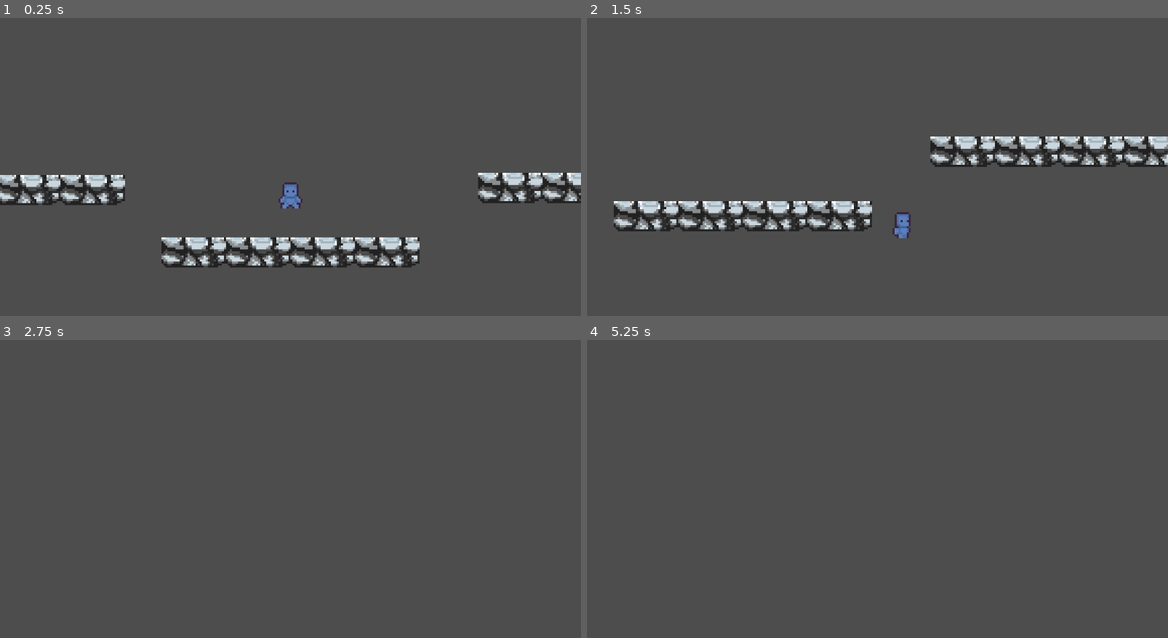
Above: before the commit, frames 1-4 (two rows, left to right).
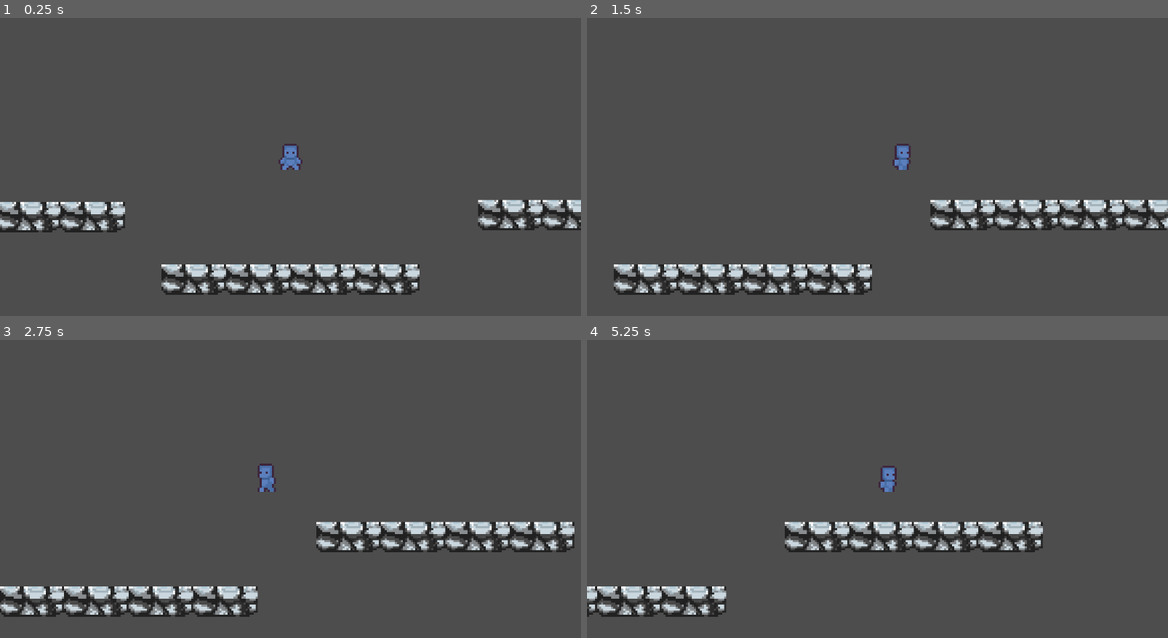
Above: after the commit, the same moments.

Repository: LAMEK8206/2d_playermovement_sidescroll_and_topdown
Game: Godot game, scene res://scenes/world.tscn
The game is run twice, just before and just after one commit, with the same random seed, the same clock (stepped at 60 frames per second) and the same inputs.
Inputs:
- Up to frame 1 (0.25 s): no input
- Up to frame 2 (1.5 s): hold D (d_player_move_right) from 0.53 s (still down); tap K (k_player_jump) at 0.77 s
- Up to frame 3 (2.75 s): tap K (k_player_jump) at 1.52 s; release D (d_player_move_right) at 2.03 s; hold A (a_player_move_left) from 2.03 s (still down)
- Up to frame 4 (5.25 s): release A (a_player_move_left) at 2.78 s; hold D (d_player_move_right) 2.78-4.28 s; tap K (k_player_jump) at 3.02, 3.77, 4.52 s; hold A (a_player_move_left) 4.28-5.03 s; hold D (d_player_move_right) from 5.03 s (still down)

The runs differ from the first frame. In frame 1, 14% of the frame differs, in the area x 0-100%, y 42-93%; in frame 2, 15%, in the area x 4-100%, y 39-93%; in frame 3, 7.7%; in frame 4, 5.9%.

Commit message:
اضافه کردن قفل حرکت در حالت تاپ دون

Diff:
--- a/project.godot
+++ b/project.godot
@@ -21,30 +21,35 @@
 "deadzone": 0.2,
 "events": [Object(InputEventKey,"resource_local_to_scene":false,"resource_name":"","device":-1,"window_id":0,"alt_press …(191 unchanged characters)…
 , Object(InputEventKey,"resource_local_to_scene":false,"resource_name":"","device":-1,"window_id":0,"alt_pressed":false …(186 unchanged characters)…
+, Object(InputEventJoypadMotion,"resource_local_to_scene":false,"resource_name":"","device":-1,"axis":0,"axis_value":-1.0,"script":null)
 ]
 }
 d_player_move_right={
 "deadzone": 0.2,
 "events": [Object(InputEventKey,"resource_local_to_scene":false,"resource_name":"","device":-1,"window_id":0,"alt_press …(192 unchanged characters)…
 , Object(InputEventKey,"resource_local_to_scene":false,"resource_name":"","device":-1,"window_id":0,"alt_pressed":false …(186 unchanged characters)…
+, Object(InputEventJoypadMotion,"resource_local_to_scene":false,"resource_name":"","device":-1,"axis":0,"axis_value":1.0,"script":null)
 ]
 }
 k_player_jump={
 "deadzone": 0.2,
 "events": [Object(InputEventKey,"resource_local_to_scene":false,"resource_name":"","device":-1,"window_id":0,"alt_press …(192 unchanged characters)…
 , Object(InputEventKey,"resource_local_to_scene":false,"resource_name":"","device":-1,"window_id":0,"alt_pressed":false …(182 unchanged characters)…
+, Object(InputEventJoypadButton,"resource_local_to_scene":false,"resource_name":"","device":-1,"button_index":0,"pressure":0.0,"pressed":true,"script":null)
 ]
 }
 w_player_move_up={
 "deadzone": 0.2,
 "events": [Object(InputEventKey,"resource_local_to_scene":false,"resource_name":"","device":-1,"window_id":0,"alt_press …(192 unchanged characters)…
 , Object(InputEventKey,"resource_local_to_scene":false,"resource_name":"","device":-1,"window_id":0,"alt_pressed":false …(186 unchanged characters)…
+, Object(InputEventJoypadMotion,"resource_local_to_scene":false,"resource_name":"","device":-1,"axis":1,"axis_value":-1.0,"script":null)
 ]
 }
 s_player_move_down={
 "deadzone": 0.2,
 "events": [Object(InputEventKey,"resource_local_to_scene":false,"resource_name":"","device":-1,"window_id":0,"alt_press …(192 unchanged characters)…
 , Object(InputEventKey,"resource_local_to_scene":false,"resource_name":"","device":-1,"window_id":0,"alt_pressed":false …(186 unchanged characters)…
+, Object(InputEventJoypadMotion,"resource_local_to_scene":false,"resource_name":"","device":-1,"axis":1,"axis_value":1.0,"script":null)
 ]
 }
 
--- a/scenes/world.tscn
+++ b/scenes/world.tscn
@@ -9,7 +9,7 @@
 [node name="world" type="Node2D"]
 
 [node name="player" parent="." instance=ExtResource("1_nnsk1")]
-chek_player_mode = false
+check_player_mode = false
 
 [node name="Camera2D" type="Camera2D" parent="player"]
 zoom = Vector2(4, 4)
--- a/scripts/player.gd
+++ b/scripts/player.gd
@@ -6,6 +6,7 @@
 const power :float = 50.0
 #مقادیر کنترل‌کننده‌ی بازیکن
 @export var check_player_mode :bool = true
+@export var move_player_in_tow_axic : bool =false
 @export var player_move_speed :float = 100.0
 @export var player_jump_power :float = 400.0
 
@@ -74,4 +75,10 @@
 			velocity.y = 0
 			animated_sprite.play("s_idel")
 
+		if move_player_in_tow_axic == true :
+			if Input.is_action_pressed("a_player_move_left") and Input.is_action_pressed("w_player_move_up") : velocity = Vector2.ZERO
+			elif Input.is_action_pressed("a_player_move_left") and Input.is_action_pressed("s_player_move_down") : velocity = Vector2.ZERO
+			elif Input.is_action_pressed("s_player_move_down") and Input.is_action_pressed("d_player_move_right") : velocity = Vector2.ZERO
+			elif Input.is_action_pressed("d_player_move_right") and Input.is_action_pressed("w_player_move_up") : velocity = Vector2.ZERO
+
 	move_and_slide()
